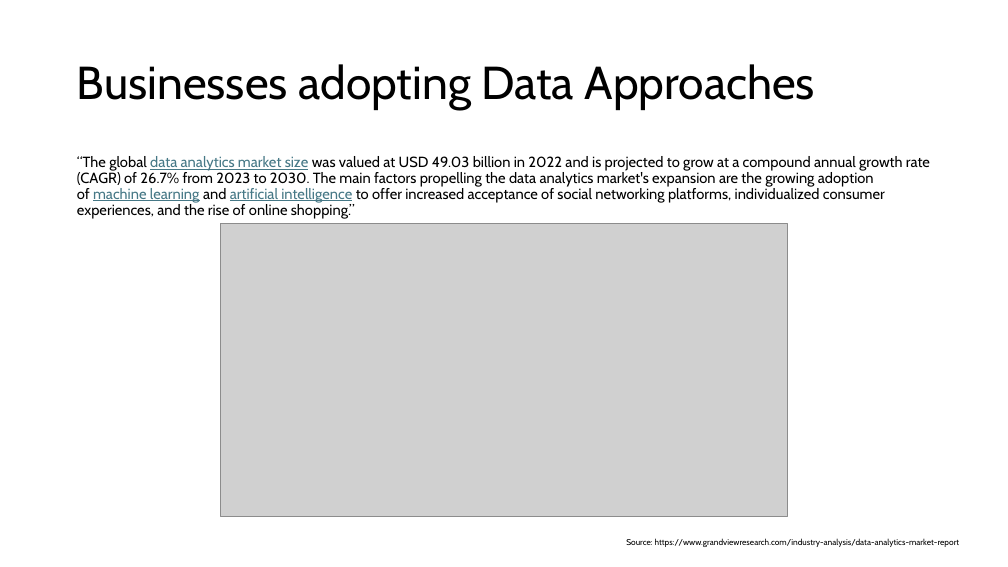
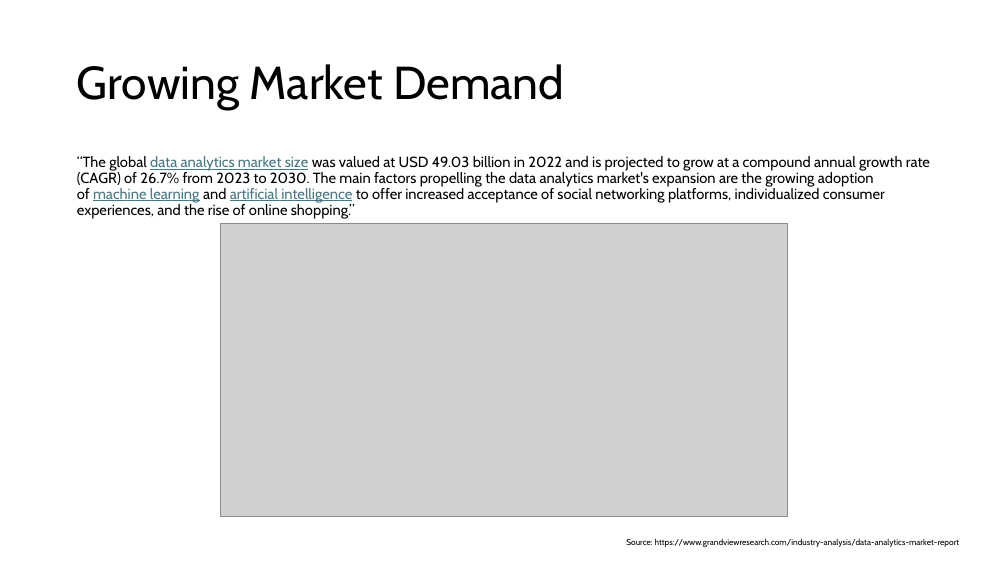
Before and after one commit to ryncii/SprintPOC, a slide deck: slide 4 of PitchDeck.pptx. Drawn at 1008x567 pixels with LibreOffice and Linux fonts; fonts in the diff are those of the drawing; grey boxes stand for pictures. Boxes give left, top, right and bottom in pixels: in the first picture for what was removed or moved away, otherwise in the second. Text is boxed around its words. In the diff, an @@ line names an element or a change of style, - is before the commit and + after.

```diff
--- a/PitchDeck.pptx
+++ b/PitchDeck.pptx
@@ title at (x1=77, y1=64, x2=564, y2=110): text changed @@
-Businesses adopting Data Approaches
+Growing Market Demand
```
Also in this commit, not shown: 6 other slides changed, 5 slides added.
